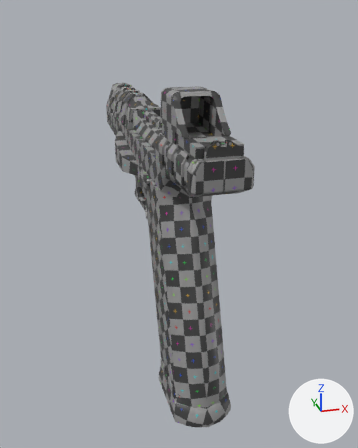
An edit to the Blender file PistolAnim.blend, drawn before and after from the same camera.
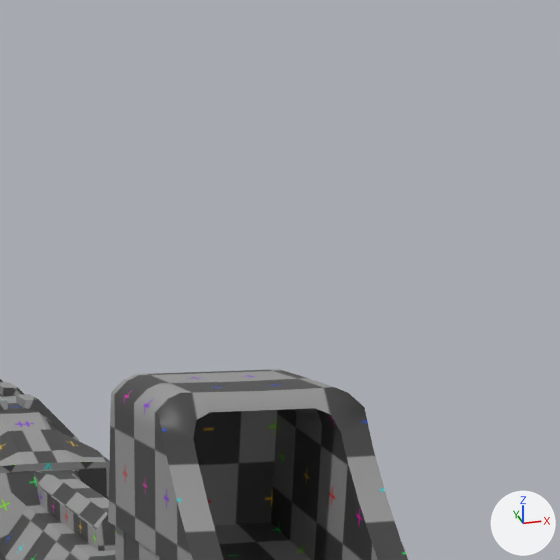
Old and new are each drawn whole from a camera (50 mm lens) standing at (-1.38, -5.73, 2.36) and looking at (0.22, -0.21, 0.06) and again close up on the part from 38% to 74% of the width and 0% to 29% of the height. The lights are fixed; the arrows at lower right show +X, +Y and +Z. The last two pictures show the newer version.

The scene before the commit, as lines of its bpy script (objects in view):
```python
me_cube_003 = bpy.data.meshes.new('Cube_003')
me_cube_003.from_pydata(...)  # 239 vertices, 212 faces; spans x -0.26..0.26, y -1.57..-0.01, z 0.0..0.38
me_cube_003.materials.append(mat_uv)
me_cube_009 = bpy.data.meshes.new('Cube_009')
me_cube_009.from_pydata(...)  # 35 vertices, 28 faces; spans x -0.064..0.064, y -0.533..0.348, z -0.155..0.077
me_cube_009.materials.append(mat_uv)
me_cube_010 = bpy.data.meshes.new('Cube_010')
me_cube_010.from_pydata(...)  # 184 vertices, 170 faces; spans x -0.219..0.219, y -4.202..-3.16, z 0.241..0.695
me_cube_010.materials.append(mat_uv)
ob_cube_003 = bpy.data.objects.new('Cube_003', me_cube_003)
ob_cube_003.location = (0.0, 2.063, 1.126)
ob_cube_009 = bpy.data.objects.new('Cube_009', me_cube_009)
ob_cube_009.location = (0.02, 0.241, 1.283)
ob_cube_010 = bpy.data.objects.new('Cube_010', me_cube_010)
ob_cube_010.location = (0.0, 2.063, 1.126)
# also in view: 'Cube_007' at (0.0, -0.29, 1.24)
```
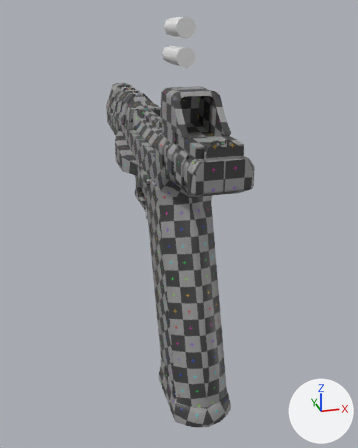
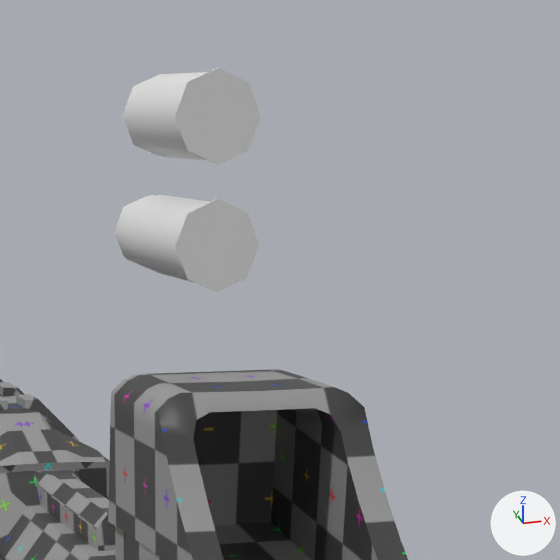
Boxes (x1, y1, x2, y2) around the edits, measured in the close-ups (560 x 560 px):
'Ammo', added: after (114, 195, 260, 292)
'Casing', added: after (122, 68, 261, 165)

Edits to the bpy script that builds the scene:
```text
Add mat_uv_002:
    mat_uv_002 = principled_material('UV.002')
    mat_uv_002.base_color = (0.8, 0.8, 0.8)  # white #e7e7e7
Add me_cylinder_002:
    me_cylinder_002.from_pydata(...)  # 50 vertices, 48 faces; spans x -9.3..9.3, y -20.1..25.5, z -9.3..9.3
    me_cylinder_002.materials.append(mat_uv_002)  # its picture is missing
Add me_cylinder_001:
    me_cylinder_001.from_pydata(...)  # 82 vertices, 80 faces; spans x -9.3..9.3, y -39.8..25.5, z -9.3..9.3
    me_cylinder_001.materials.append(mat_uv_002)  # its picture is missing
Add ob_casing:
    ob_casing = bpy.data.objects.new('Casing', me_cylinder_002)
    ob_casing.location = (0.0, -0.953, 2.337)
    ob_casing.rotation_euler = (-3.142, 0.0, 0.0)  # degrees (-180, 0, 0)
    ob_casing.scale = (0.01, 0.01, 0.01)
Add ob_ammo:
    ob_ammo = bpy.data.objects.new('Ammo', me_cylinder_001)
    ob_ammo.location = (0.0, -0.953, 2.083)
    ob_ammo.rotation_euler = (-3.142, 0.0, 0.0)  # degrees (-180, 0, 0)
    ob_ammo.scale = (0.01, 0.01, 0.01)
```
